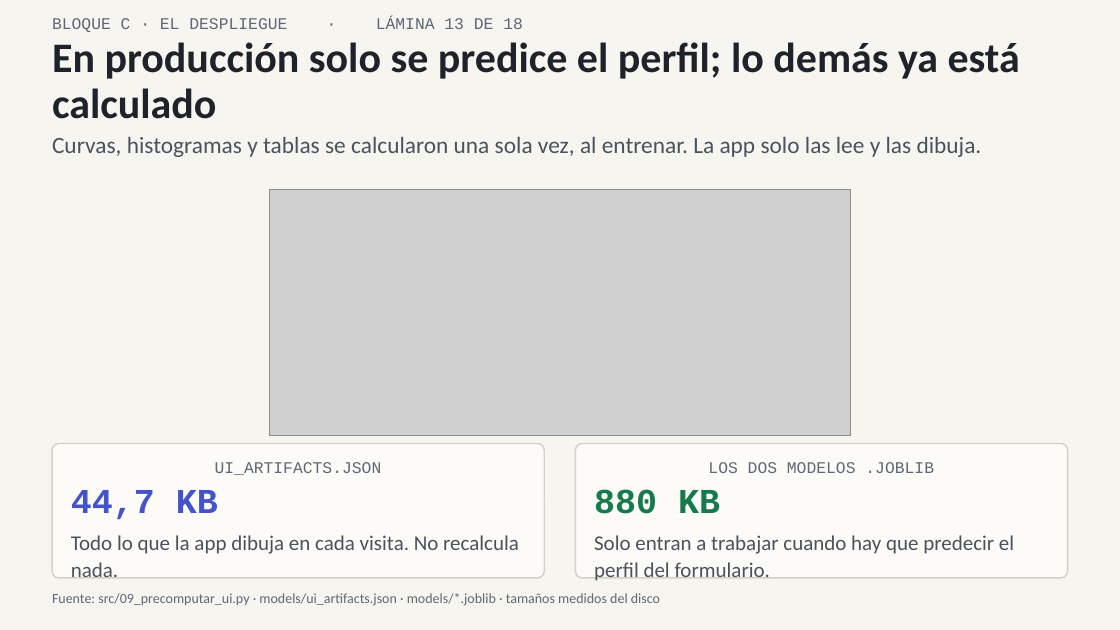
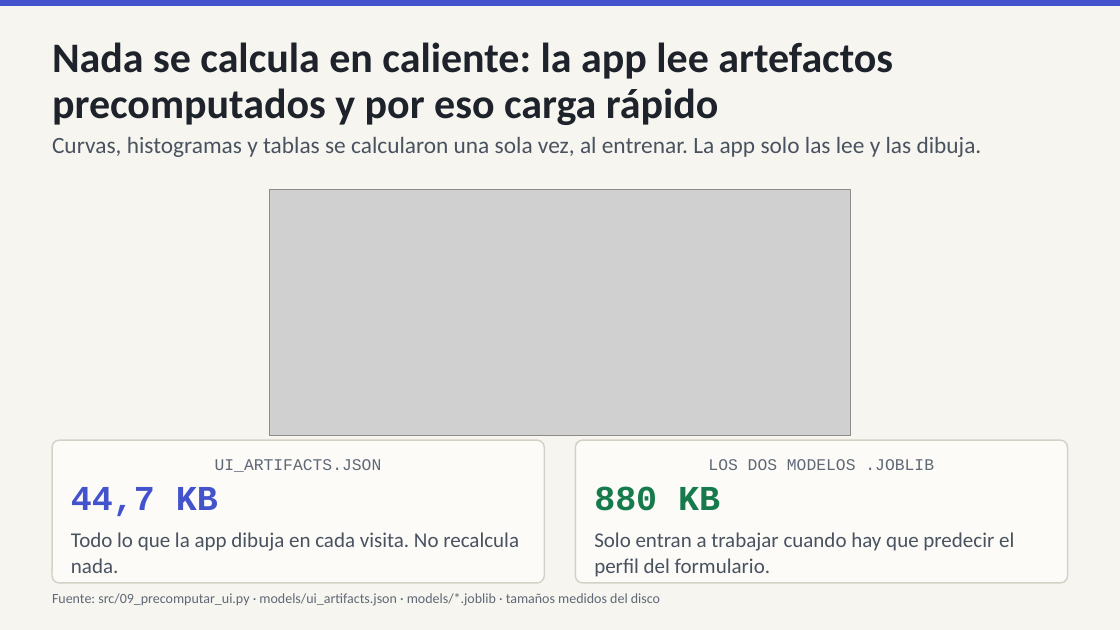
Before and after one commit to IchiSieben/enaho-ingresos-informalidad, a slide deck: slide 4 of docs/presentacion/ENAHO_exposicion.pptx (slide 13 before the commit). Drawn at 1120x630 pixels with LibreOffice and Linux fonts; fonts in the diff are those of the drawing; grey boxes stand for pictures. Boxes give left, top, right and bottom in pixels: in the first picture for what was removed or moved away, otherwise in the second. Text is boxed around its words. In the diff, an @@ line names an element or a change of style, - is before the commit and + after.

```diff
--- a/docs/presentacion/ENAHO_exposicion.pptx
+++ b/docs/presentacion/ENAHO_exposicion.pptx
@@ rectangle added at <box>0,0,1120,6</box>, fill #4353CC @@
@@ text removed at <box>52,17,523,32</box> @@
-BLOQUE C · EL DESPLIEGUE · LÁMINA 13 DE 18
@@ text at <box>52,42,893,125</box>: text changed @@
-En producción solo se predice el perfil; lo demás ya está calculado
+Nada se calcula en caliente: la app lee artefactos precomputados y por eso carga rápido
@@ rounded rectangle "UI_ARTIFACTS.JSON": place and size @@
-rounded rectangle "UI_ARTIFACTS.JSON" at <box>52,444,544,578</box>
+rounded rectangle "UI_ARTIFACTS.JSON" at <box>52,440,544,583</box>
@@ rounded rectangle "LOS DOS MODELOS .JOBLIB": place and size @@
-rounded rectangle "LOS DOS MODELOS .JOBLIB" at <box>576,444,1068,578</box>
+rounded rectangle "LOS DOS MODELOS .JOBLIB" at <box>576,440,1068,583</box>
```
Also in this commit, not shown: 9 other slides changed, 2 slides added, 8 slides removed, 10 other files.
